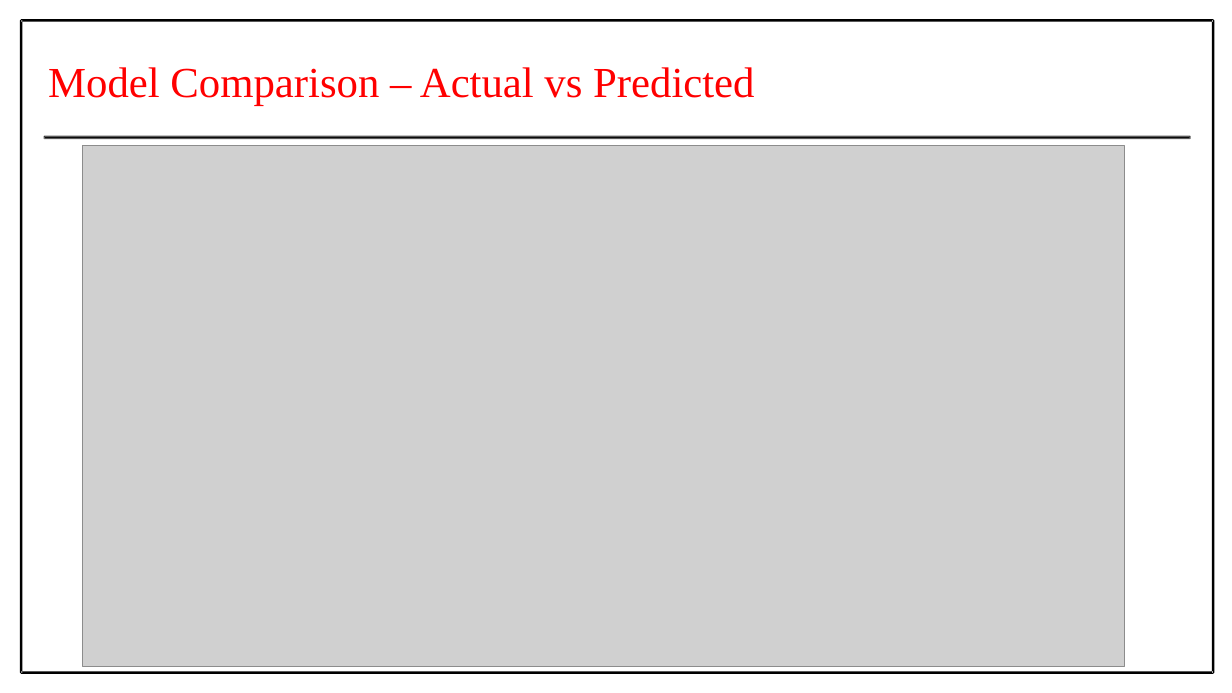
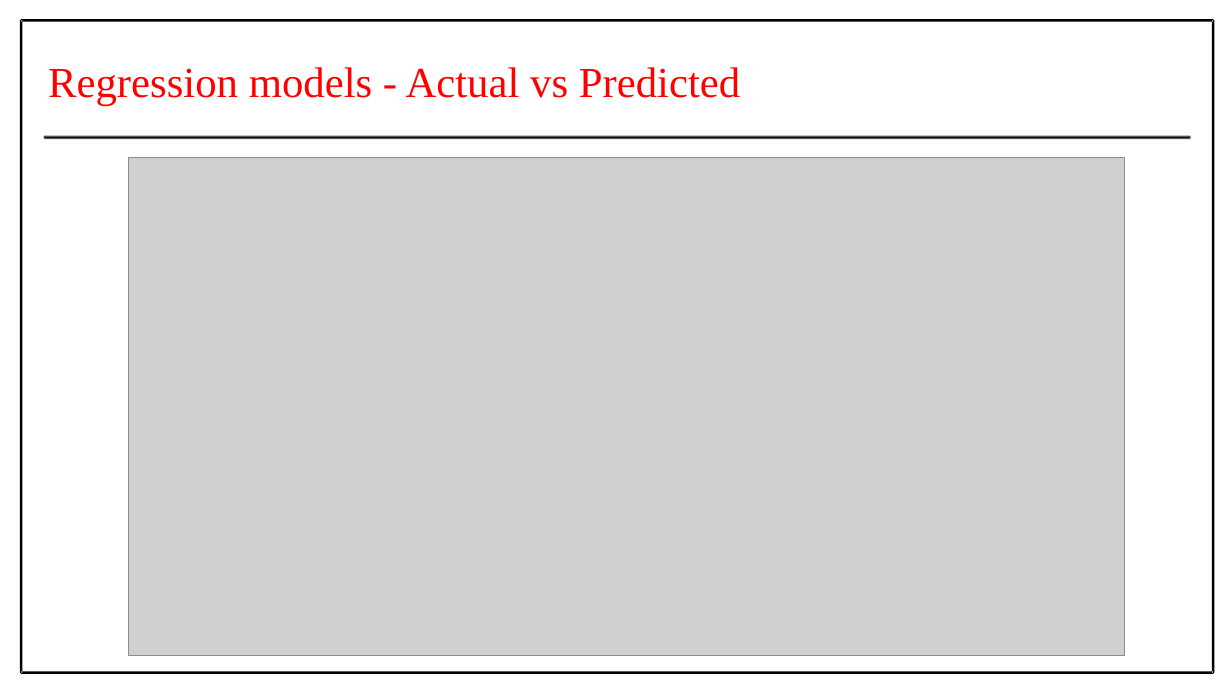
Before and after one commit to Prithiv-vijai/5g_MEC, a slide deck: slide 21 of Batch_4 IT-G2.pptx (slide 22 before the commit). Drawn at 1232x693 pixels with LibreOffice and Linux fonts; fonts in the diff are those of the drawing; grey boxes stand for pictures. Boxes give left, top, right and bottom in pixels: in the first picture for what was removed or moved away, otherwise in the second. Text is boxed around its words. In the diff, an @@ line names an element or a change of style, - is before the commit and + after.

Commit message:
first review change - categorised models (14 models)

```diff
--- a/Batch_4 IT-G2.pptx
+++ b/Batch_4 IT-G2.pptx
@@ text at (x1=48, y1=67, x2=740, y2=106): text changed @@
-Model Comparison – Actual vs Predicted
+Regression models - Actual vs Predicted
@@ picture resized from (x1=82, y1=145, x2=1124, y2=667) to (x1=128, y1=158, x2=1124, y2=655) @@
```
Also in this commit, not shown: 6 other slides changed, 4 slides added, 27 other files.
